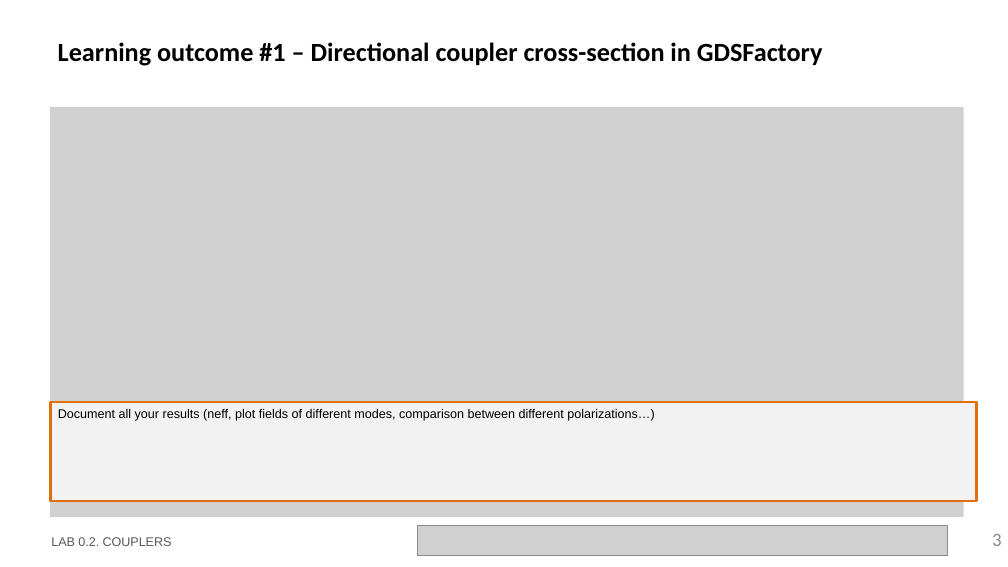
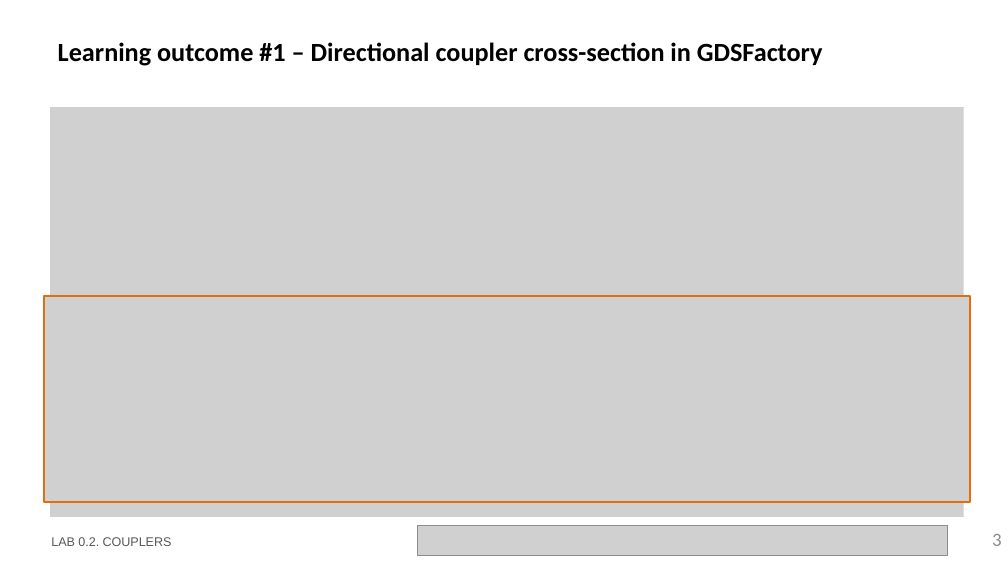
Before and after one commit to niospinamev2/pic-upv-lab0, a slide deck: slide 3 of LabBook_020.pptx. Drawn at 1008x567 pixels with LibreOffice and Linux fonts; fonts in the diff are those of the drawing; grey boxes stand for pictures; background and template pictures are left out. Boxes give left, top, right and bottom in pixels: in the first picture for what was removed or moved away, otherwise in the second. Text is boxed around its words. In the diff, an @@ line names an element or a change of style, - is before the commit and + after.

```diff
--- a/LabBook_020.pptx
+++ b/LabBook_020.pptx
@@ picture added at (x1=44, y1=296, x2=970, y2=503) @@
@@ rectangle removed at (x1=51, y1=402, x2=977, y2=501) @@
-Document all your results (neff, plot fields of different modes, comparison between different polarizations…)
```
Also in this commit, not shown: 2 other slides changed, 4 slides added, 16 other files.
